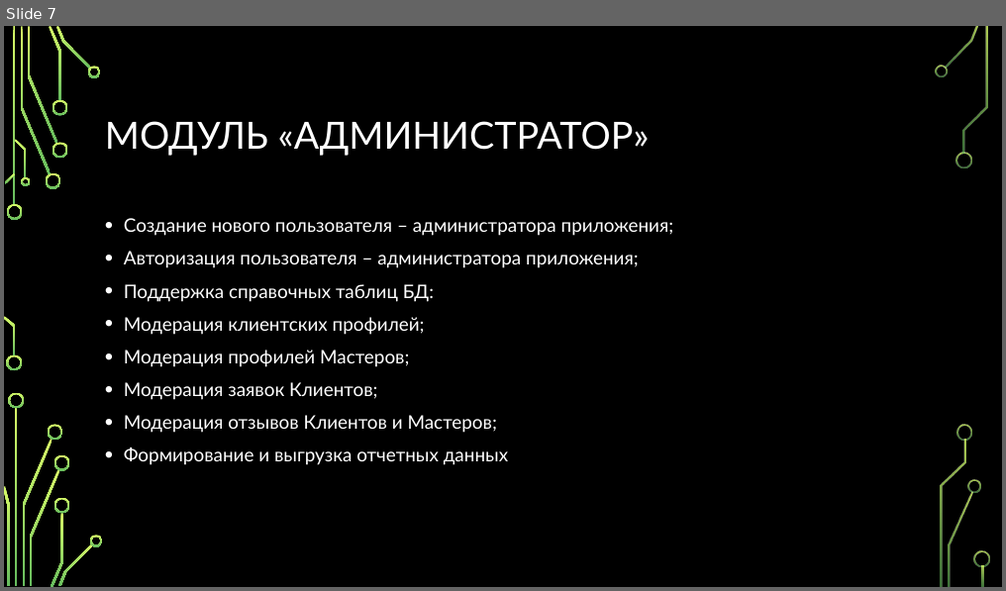
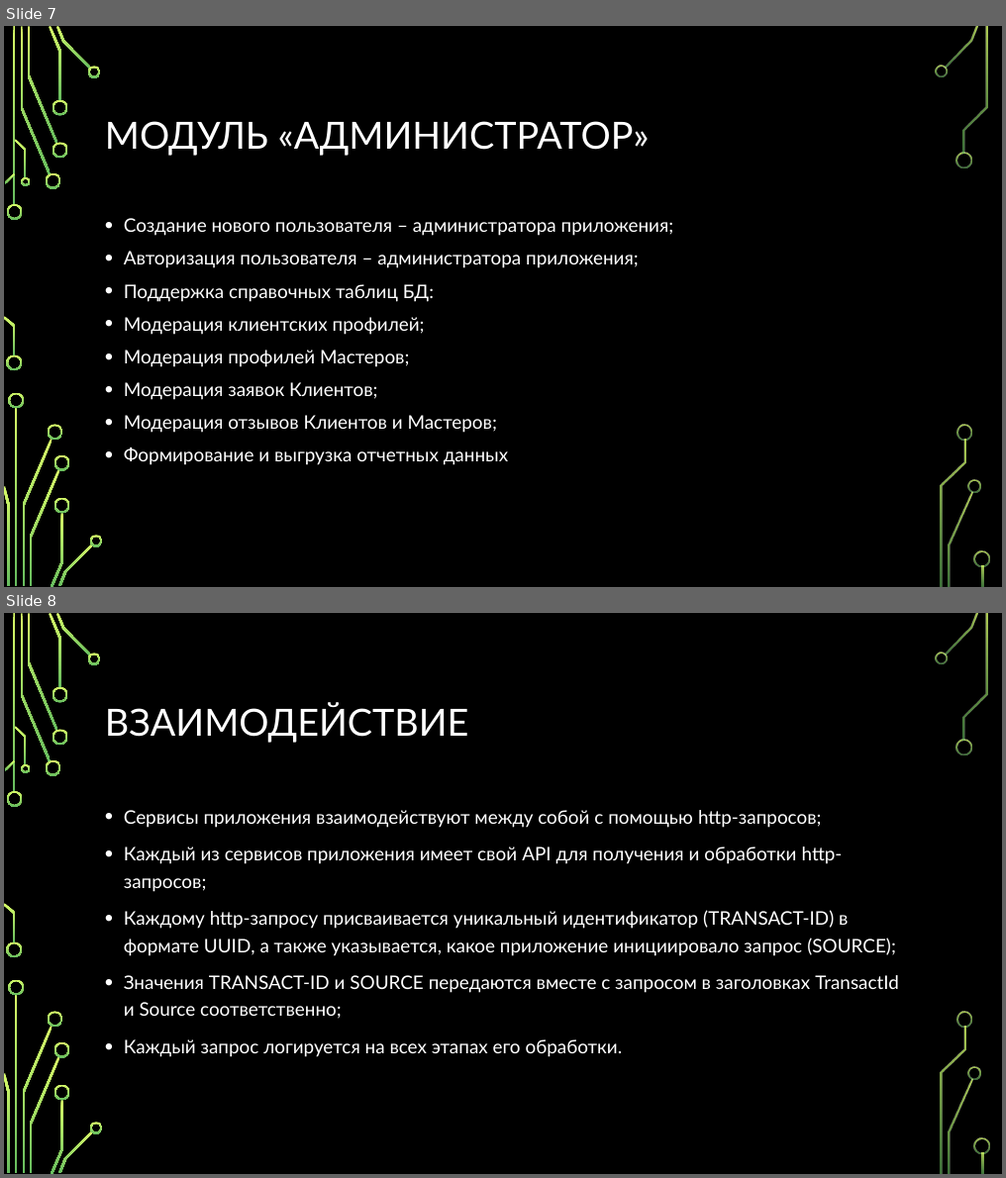
Before and after one commit to tischenko-dmitriy/grooming-salon, a slide deck: documentation/grooming-salon.pptx. Shown one above the other, each under a label of ours: slide 7 before the commit, slides 7 and 8 after it. The pictures are 1006x591 and 1006x1178 pixels, drawn with LibreOffice and Linux fonts; fonts in the diff are those of the drawing; background and template pictures are left out. Boxes give left, top, right and bottom in pixels: in the first picture for what was removed or moved away, otherwise in the second. Text is boxed around its words. In the diff, an @@ line names an element or a change of style, - is before the commit and + after.

```diff
--- a/documentation/grooming-salon.pptx
+++ b/documentation/grooming-salon.pptx
@@ slide 8 added at bbox=[4, 613, 1002, 1174], background picture (left out); not listed: 36 template elements that a slide beside it also shows @@
@@ title added at bbox=[105, 703, 469, 743], 36 pt, text #FFFFFF @@
+ВЗАИМОДЕЙСТВИЕ
@@ text added at bbox=[124, 810, 899, 1058], 18 pt, text #FFFFFF @@
+• Сервисы приложения взаимодействуют между собой с помощью http-запросов;
+• Каждый из сервисов приложения имеет свой API для получения и обработки http-запросов;
+• Каждому http-запросу присваивается уникальный идентификатор (TRANSACT-ID) в формате UUID, а также указывается, какое приложение инициировало запрос (SOURCE);
+• Значения TRANSACT-ID и SOURCE передаются вместе с запросом в заголовках TransactId и Source соответственно;
+• Каждый запрос логируется на всех этапах его обработки.
```
Also in this commit, not shown: 5 slides changed, 3 other slides added, 1 slide removed, 3 other files.
